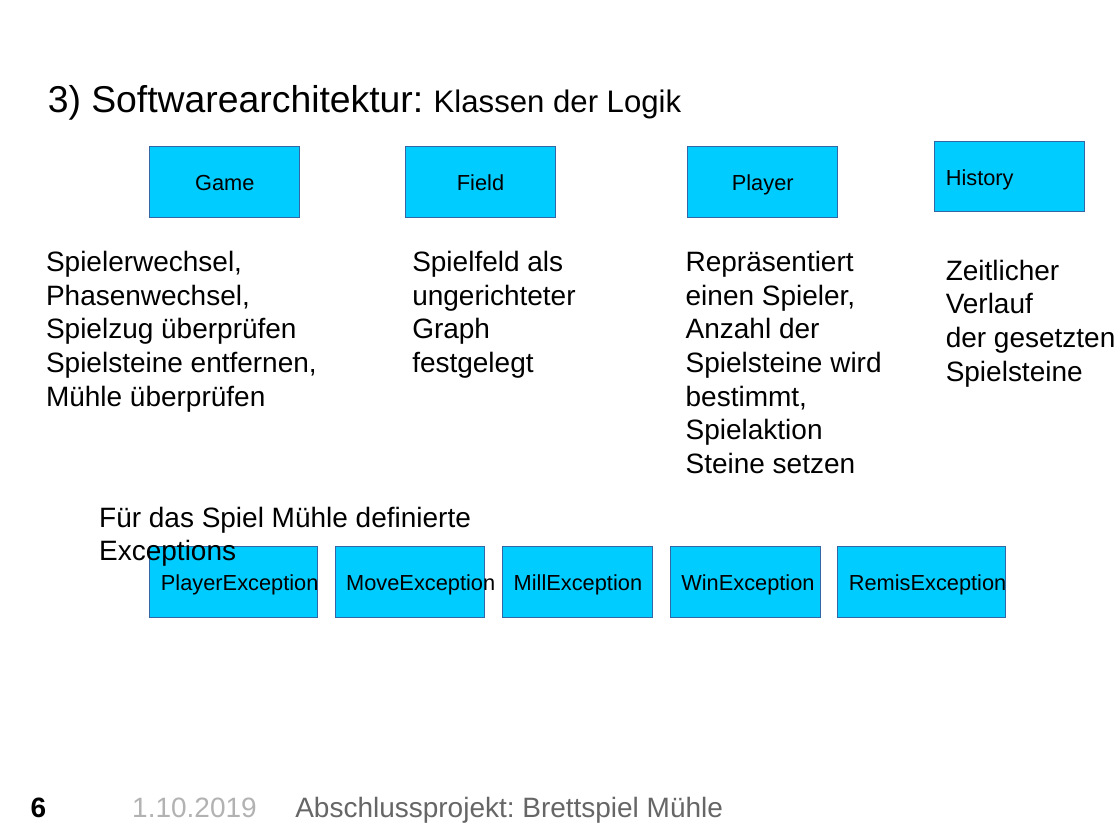
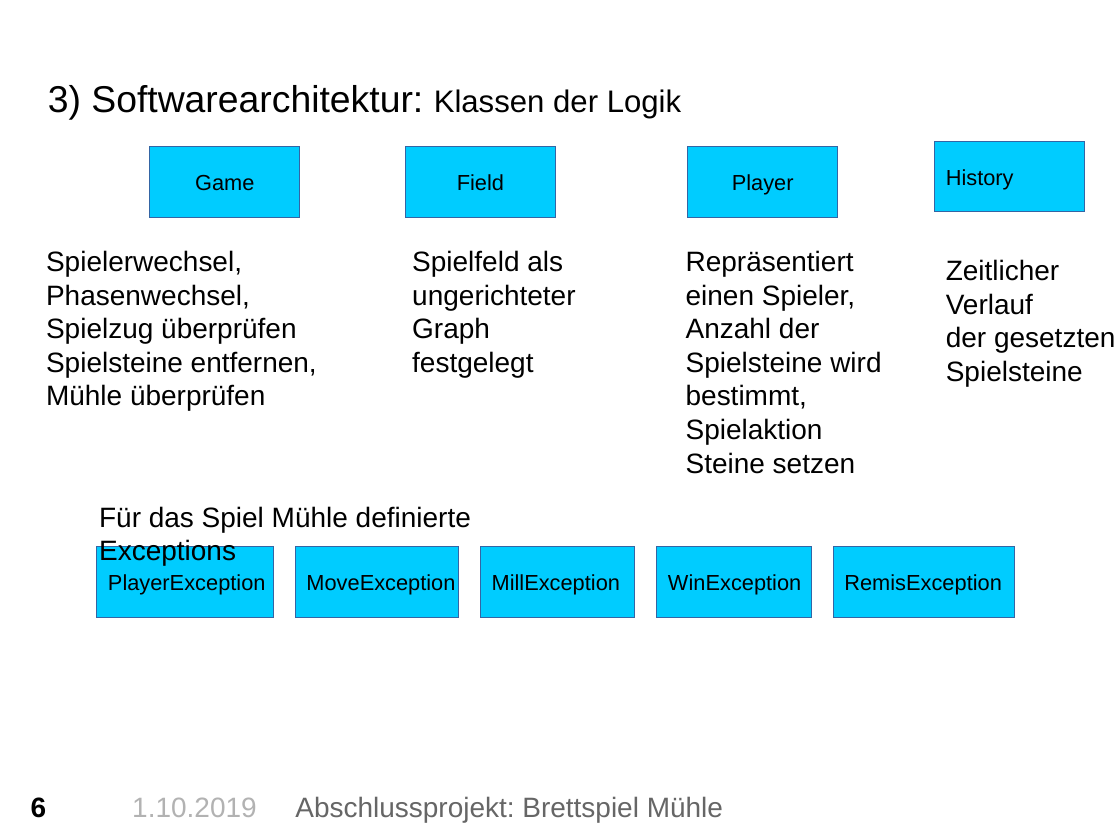
Before and after one commit to alicekre/Python_Muehle, a slide deck: slide 6 of PräsentationPython.pptx. Drawn at 1120x840 pixels with LibreOffice and Linux fonts; fonts in the diff are those of the drawing; background and template pictures are left out. Boxes give left, top, right and bottom in pixels: in the first picture for what was removed or moved away, otherwise in the second. Text is boxed around its words. In the diff, an @@ line names an element or a change of style, - is before the commit and + after.

```diff
--- a/PräsentationPython.pptx
+++ b/PräsentationPython.pptx
@@ rectangle "PlayerException" resized from (x1=150, y1=547, x2=318, y2=617) to (x1=97, y1=547, x2=273, y2=617) @@
@@ rectangle "MoveException" resized from (x1=335, y1=547, x2=485, y2=617) to (x1=296, y1=547, x2=459, y2=617) @@
@@ rectangle "MillException" resized from (x1=503, y1=547, x2=653, y2=617) to (x1=480, y1=547, x2=635, y2=617) @@
@@ rectangle "WinException" resized from (x1=670, y1=547, x2=820, y2=617) to (x1=657, y1=547, x2=812, y2=617) @@
@@ rectangle "RemisException" resized from (x1=838, y1=547, x2=1006, y2=617) to (x1=833, y1=547, x2=1014, y2=617) @@
```
Also in this commit, not shown: 5 other slides changed, 2 other files.
